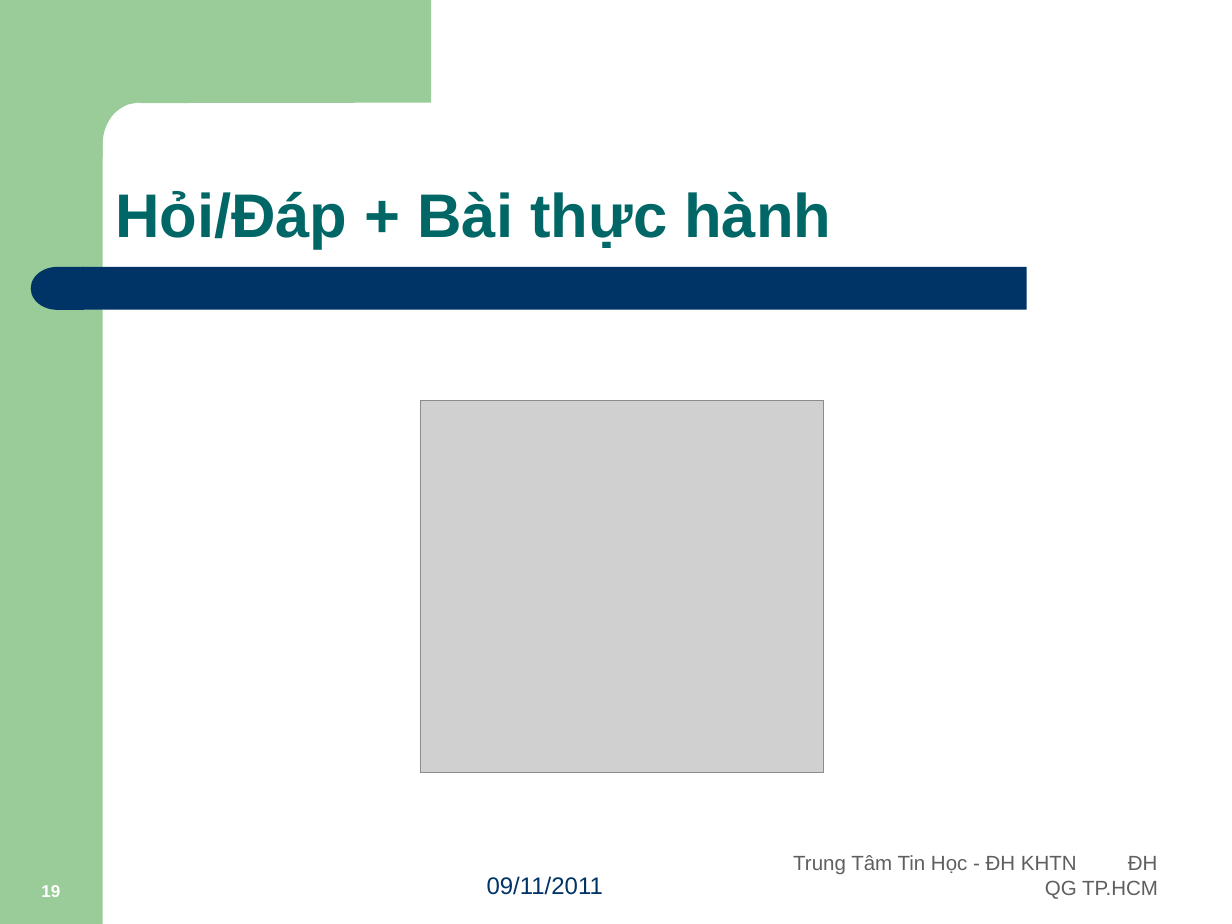
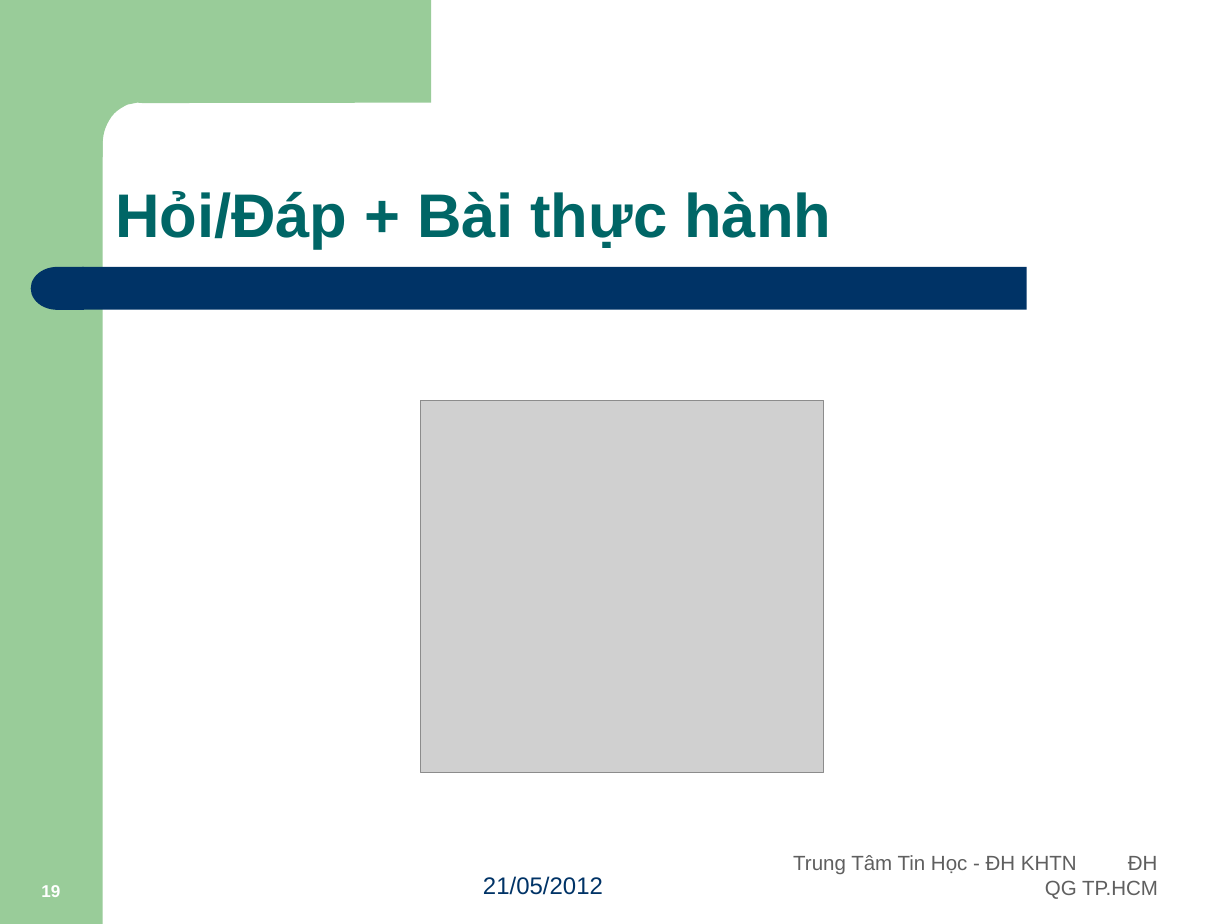
Before and after one commit to Timon-CHP/t3hand, a slide deck: slide 19 of lessions/Android_Par10_DeviceInfomationsSMSTelephony.pptx. Drawn at 1232x924 pixels with LibreOffice and Linux fonts; fonts in the diff are those of the drawing; grey boxes stand for pictures. Boxes give left, top, right and bottom in pixels: in the first picture for what was removed or moved away, otherwise in the second. Text is boxed around its words. In the diff, an @@ line names an element or a change of style, - is before the commit and + after.

```diff
--- a/lessions/Android_Par10_DeviceInfomationsSMSTelephony.pptx
+++ b/lessions/Android_Par10_DeviceInfomationsSMSTelephony.pptx
@@ text at [483, 876, 603, 895]: text changed @@
-09/11/2011
+21/05/2012
```
Also in this commit, not shown: 2 other slides changed, 3 other files.
